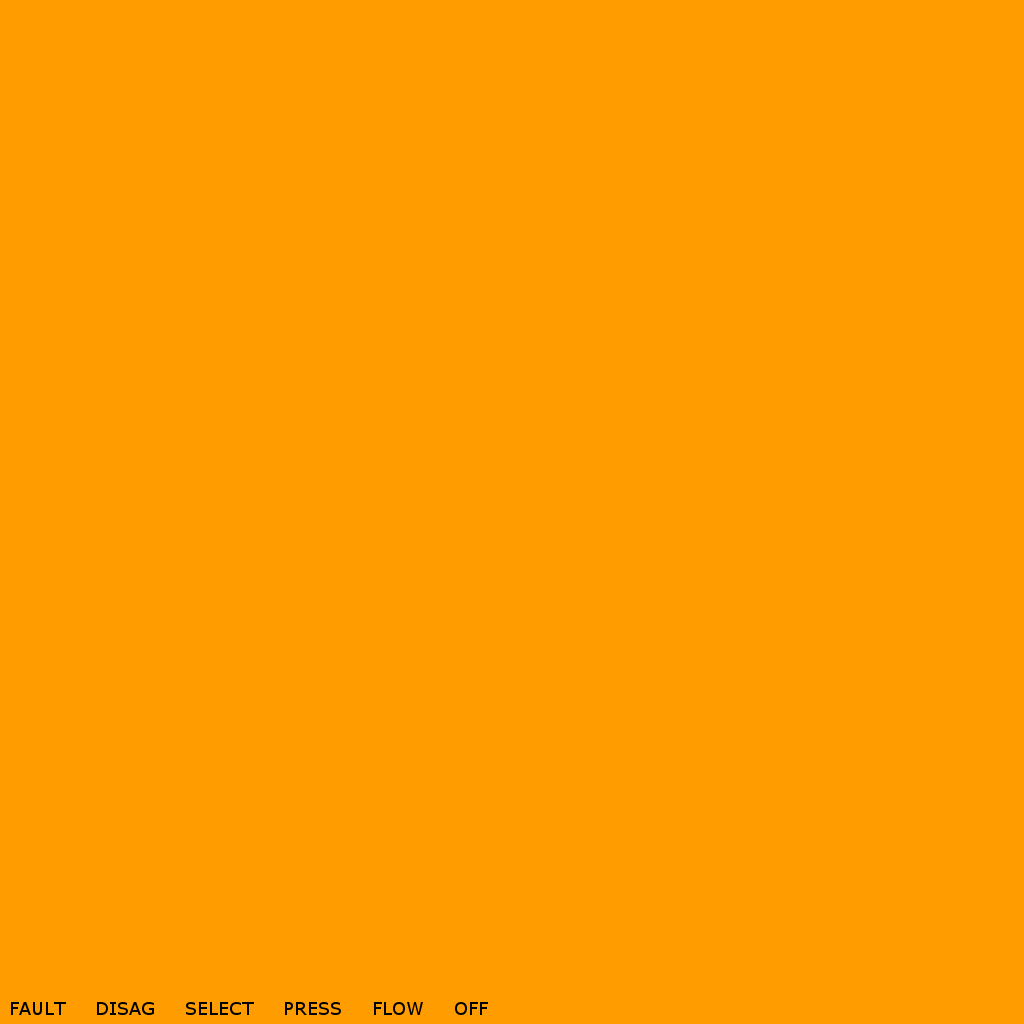
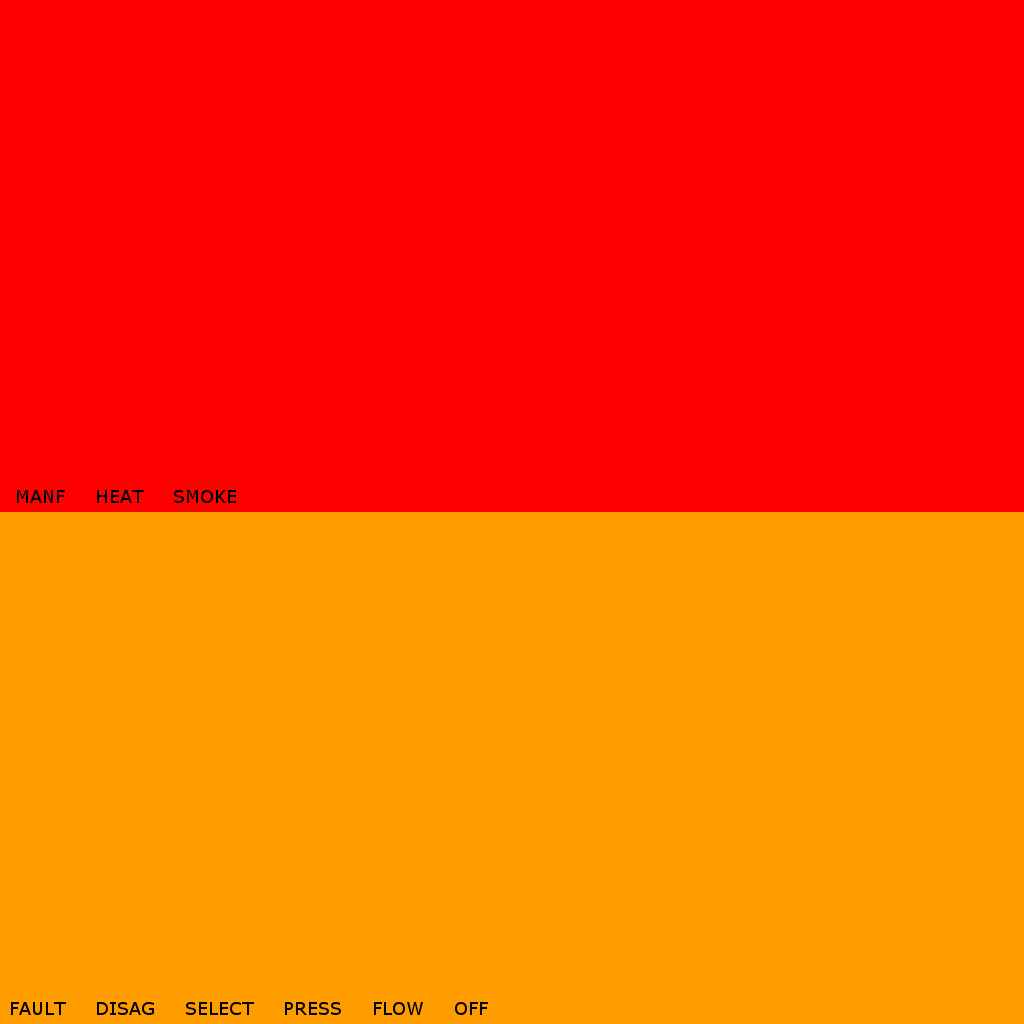
Two versions of the same layered image (1024 x 1024). Layer-by-layer changes:
added layer "MANF HEAT SMOKE" above "FAULT DISAG SELECT ..." over [17, 490, 236, 503]
painted on "lights.png" over [0, 0, 1024, 512]
